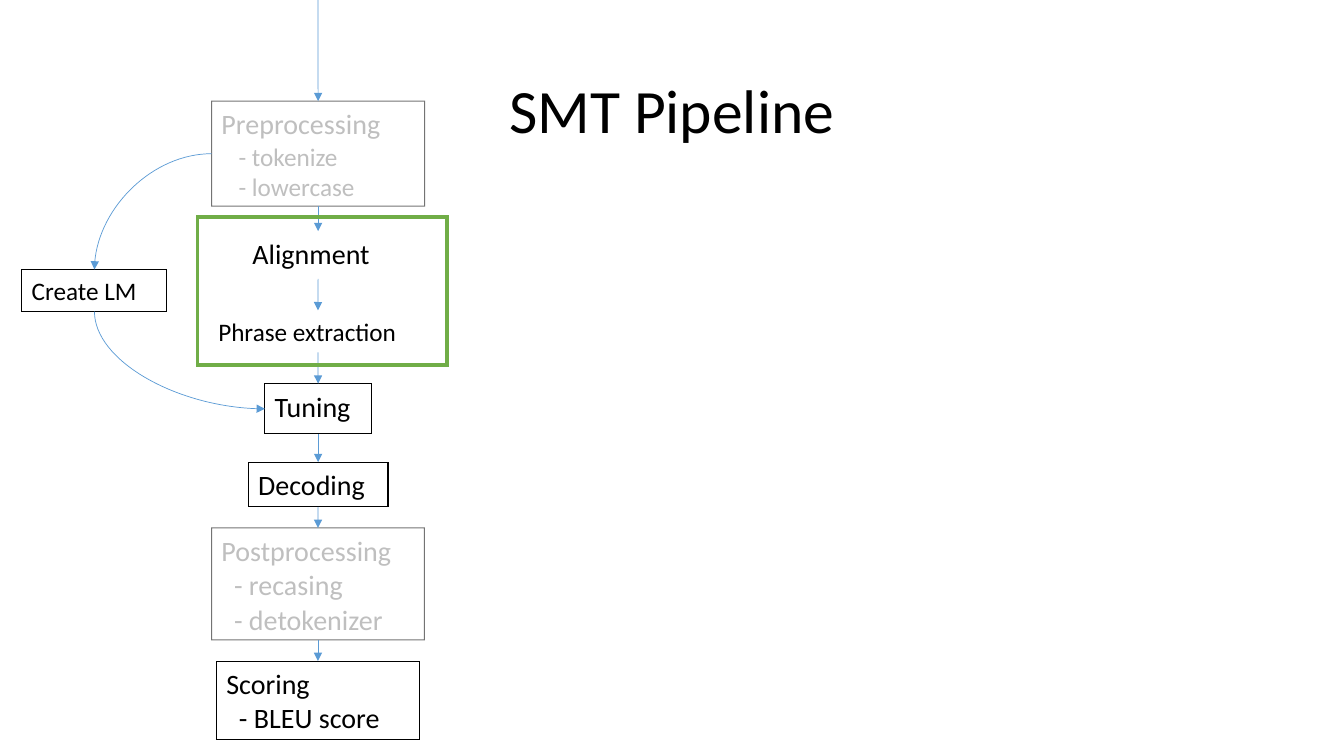
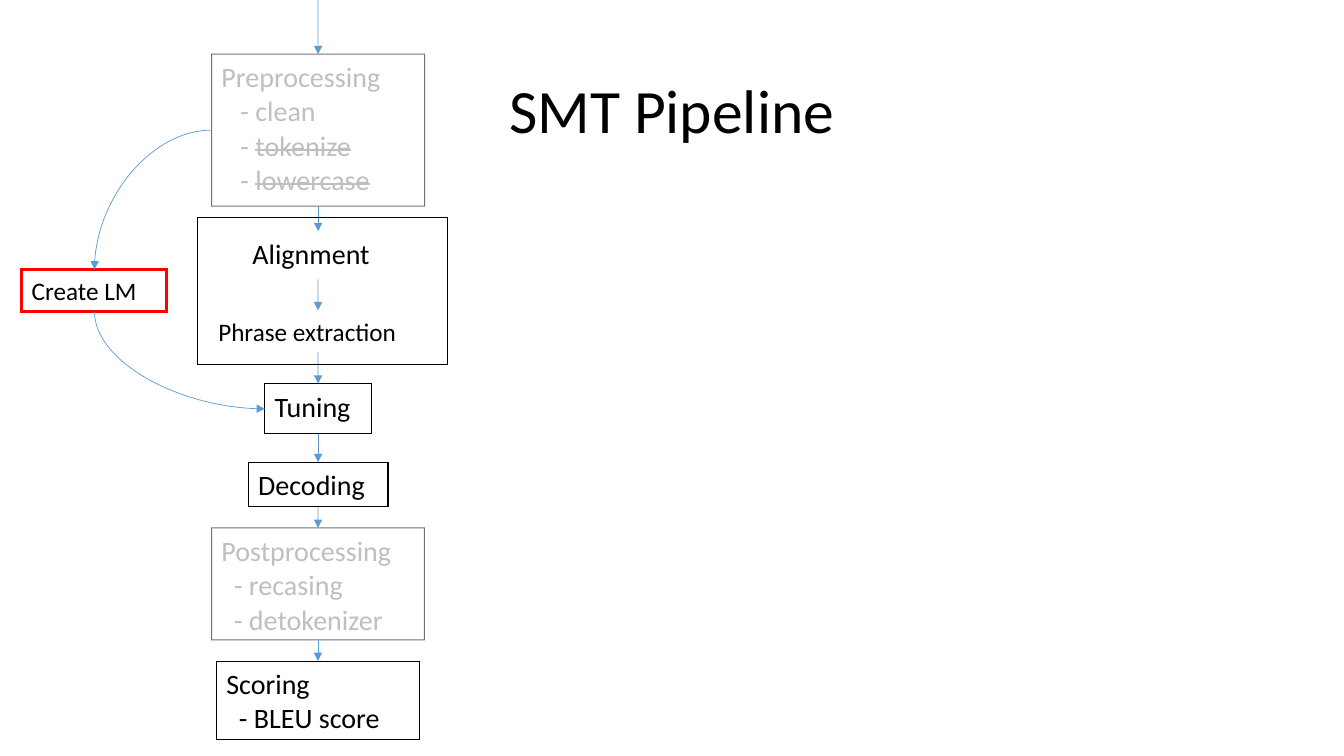
Before and after one commit to hieuhoang/papers, a slide deck: slide 6 of mtma16/slides.pptx. Drawn at 1344x756 pixels with LibreOffice and Linux fonts; fonts in the diff are those of the drawing. Boxes give left, top, right and bottom in pixels: in the first picture for what was removed or moved away, otherwise in the second. Text is boxed around its words. In the diff, an @@ line names an element or a change of style, - is before the commit and + after.

```diff
--- a/mtma16/slides.pptx
+++ b/mtma16/slides.pptx
@@ arrow moved from (318, 0) - (319, 101) to (318, 0) - (319, 54) @@
@@ rectangle "Preprocessing": place and size @@
-rectangle "Preprocessing" at bbox=[212, 101, 424, 206]
+rectangle "Preprocessing" at bbox=[212, 54, 424, 207]
@@ text in rectangle at bbox=[255, 102, 315, 121]: paragraph added @@
+- clean
@@ curved arrow moved from (212, 153) - (95, 269) to (212, 130) - (95, 269) @@
@@ text in rectangle at bbox=[255, 137, 369, 190]: size 18 to 20 pt in "- tokenize", "- lowercase"; strikethrough on in "tokenize", "lowercase" @@
@@ rectangle at bbox=[198, 217, 448, 364]: outline #70AD47 2.5 pt to #000000 0.75 pt @@
@@ rectangle "Create LM" at bbox=[22, 269, 167, 312]: outline #000000 0.74 pt to #FF0000 2 pt @@
```
Also in this commit, not shown: 5 other slides changed, 8 slides added, 1 other file.
